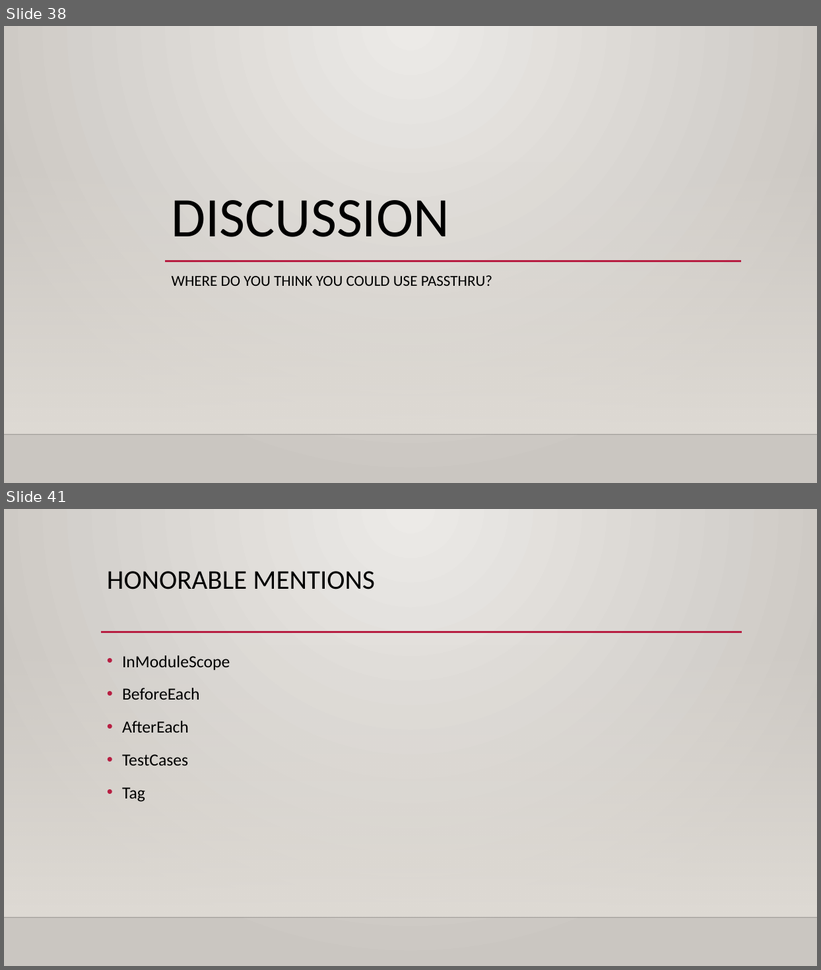
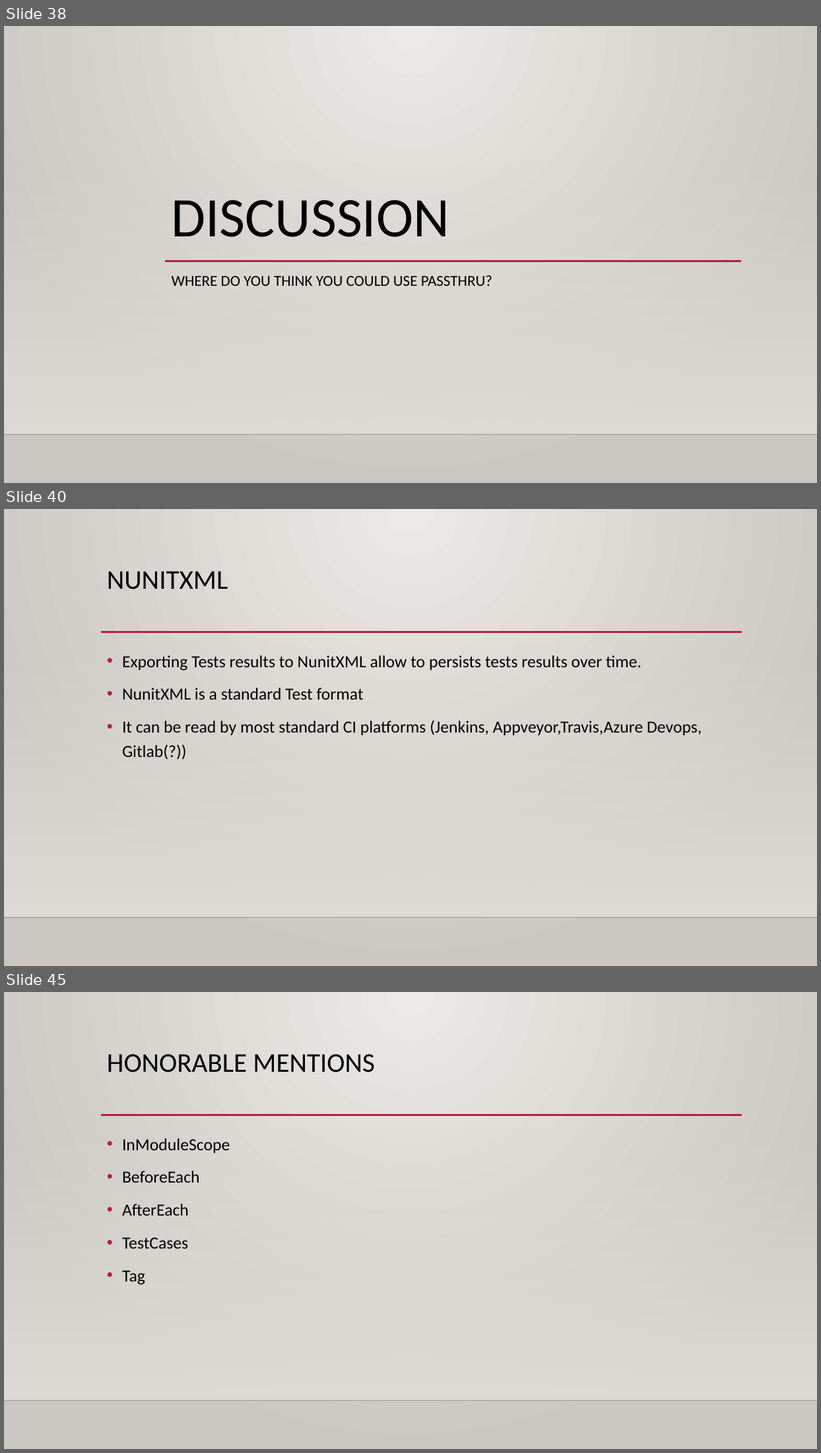
Before and after one commit to Stephanevg/Demos, a slide deck: Introduction To Pester/Examples/Introduction to pester.pptx. Shown one above the other, each under a label of ours: slides 38 and 41 before the commit, slides 38, 40 and 45 after it; the slides between them are not shown. The pictures are 821x970 and 821x1453 pixels, drawn with LibreOffice and Linux fonts; fonts in the diff are those of the drawing; background and template pictures are left out. Boxes give left, top, right and bottom in pixels: in the first picture for what was removed or moved away, otherwise in the second. Text is boxed around its words. In the diff, an @@ line names an element or a change of style, - is before the commit and + after.

```diff
--- a/Introduction To Pester/Examples/Introduction to pester.pptx
+++ b/Introduction To Pester/Examples/Introduction to pester.pptx
@@ slide 40 added at <box>4,509,817,966</box>, background gradient #ECEAE7 to #CAC7C1; not listed: 3 template elements that a slide beside it also shows @@
@@ title added at <box>107,571,228,590</box>, 32 pt, text #000000 @@
+NUNITXML
@@ text added at <box>122,656,702,760</box>, 20 pt, text #000000 @@
+• Exporting Tests results to NunitXML allow to persists tests results over time.
+• NunitXML is a standard Test format
+• It can be read by most standard CI platforms (Jenkins, Appveyor,Travis,Azure Devops, Gitlab(?))
@@ what was slide 41 is now slide 45 @@
```
Also in this commit, not shown: 1 slide changed, 4 other slides added, 1 slide removed, 1 other file.
